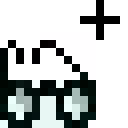
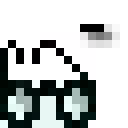
Layers edited between the first and the second 128×128 image:
removed layer "all white" over (80, 0, 120, 40)
added layer "-" above "Drop-Shadow" over (80, 24, 96, 32)
added layer "Drop-Shadow" (80%) above "Pasted Layer" over (80, 24, 120, 48)
